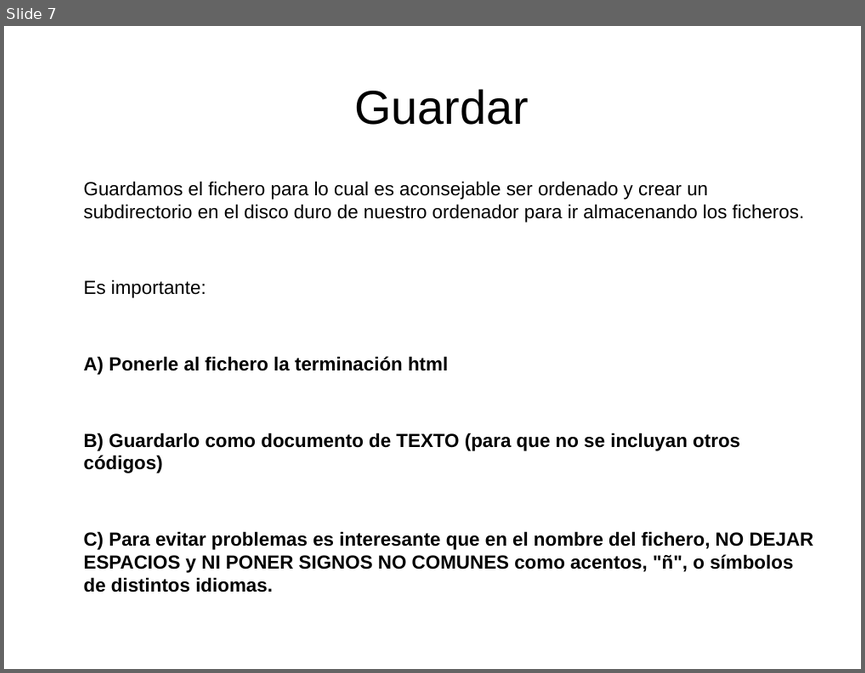
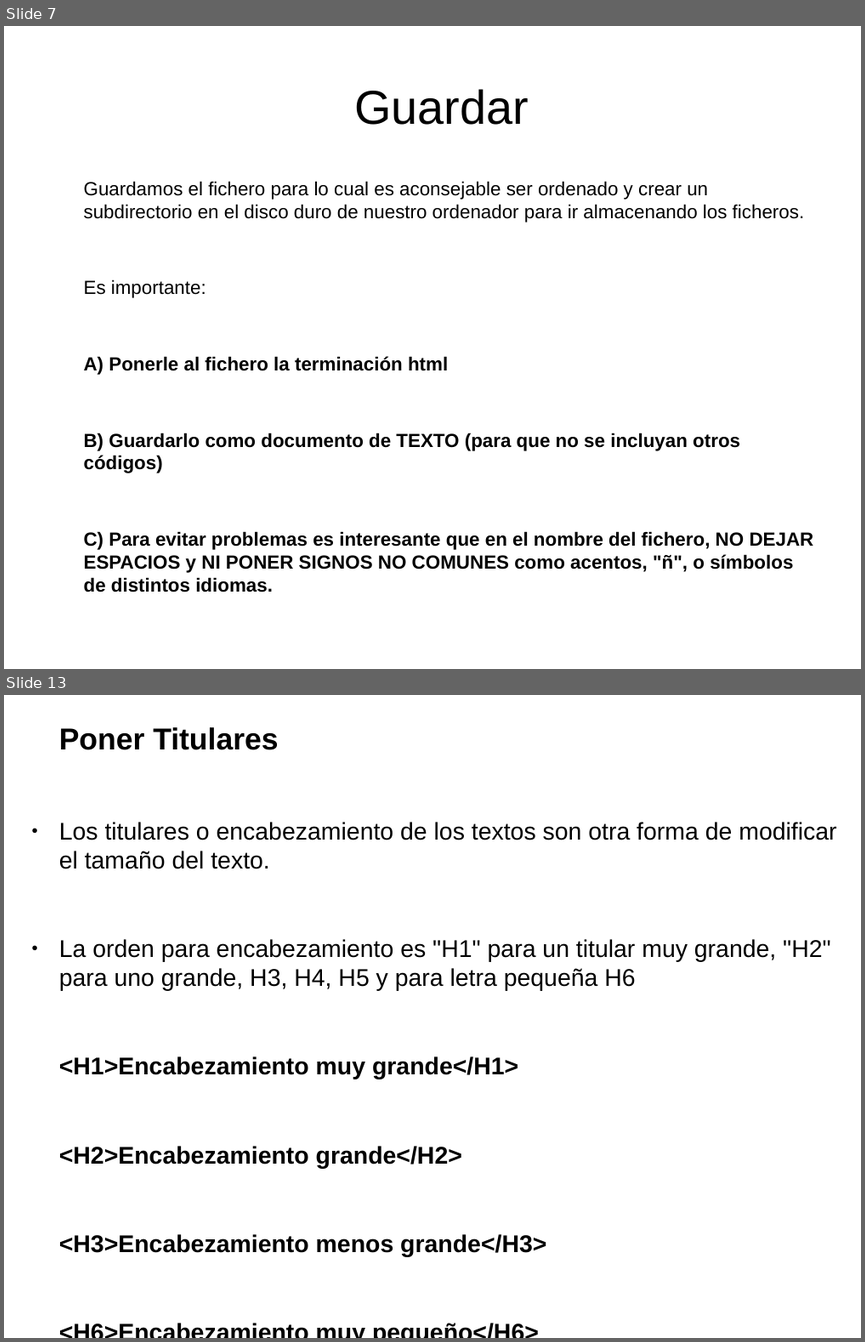
Before and after one commit to oslugr/campus15, a slide deck: Grupo mediano/Presentacion Html para Campus 15.odp. Shown one above the other, each under a label of ours: slide 7 before the commit, slides 7 and 13 after it; the slides between them are not shown. The pictures are 865x673 and 865x1342 pixels, drawn with LibreOffice and Linux fonts; fonts in the diff are those of the drawing. Boxes give left, top, right and bottom in pixels: in the first picture for what was removed or moved away, otherwise in the second. Text is boxed around its words. In the diff, an @@ line names an element or a change of style, - is before the commit and + after.

```diff
--- a/Grupo mediano/Presentacion Html para Campus 15.odp
+++ b/Grupo mediano/Presentacion Html para Campus 15.odp
@@ slide 13 added at (x1=4, y1=695, x2=861, y2=1338), background #FFFFFF @@
@@ text added at (x1=59, y1=727, x2=836, y2=1257), 22.4 pt, text #000000 @@
+Poner Titulares
+● Los titulares o encabezamiento de los textos son otra forma de modificar el tamaño del texto.
+● La orden para encabezamiento es "H1" para un titular muy grande, "H2" para uno grande, H3, H4, H5 y para letra pequeña H6
+<H1>Encabezamiento muy grande</H1>
+<H2>Encabezamiento grande</H2>
+<H3>Encabezamiento menos grande</H3>
+<H6>Encabezamiento muy pequeño</H6>
```
Also in this commit, not shown: 14 other slides added.
